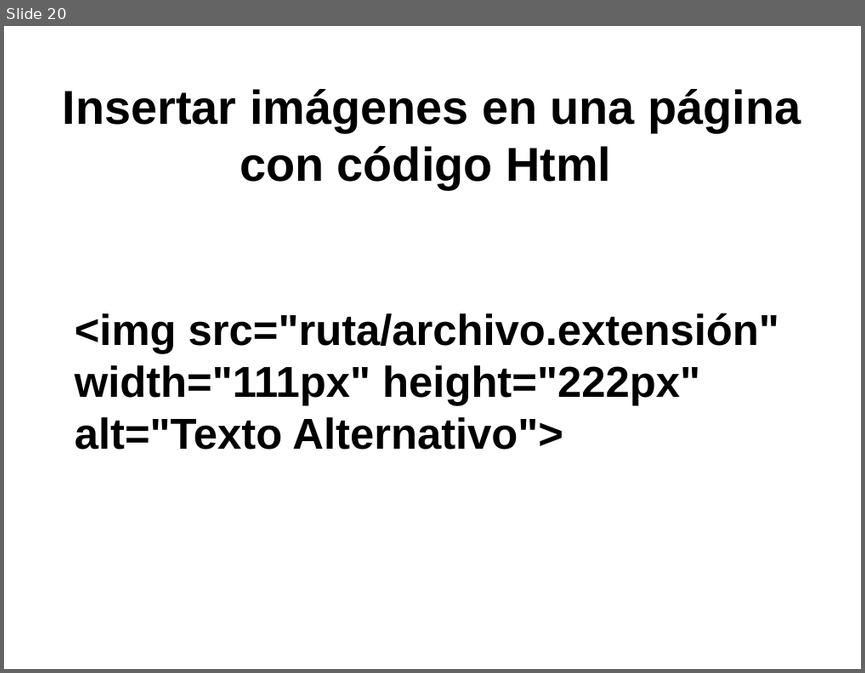
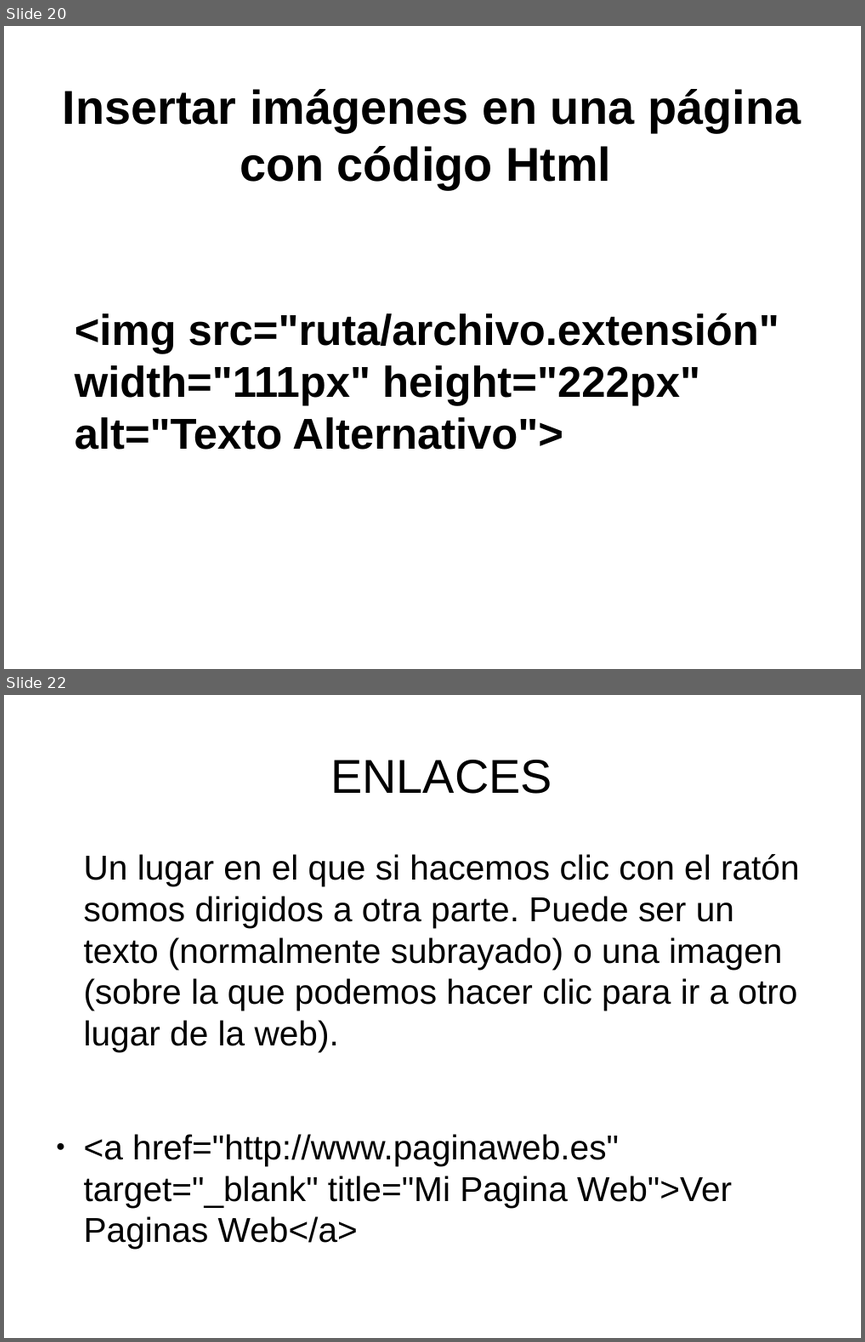
Before and after one commit to toblerone554/CampusInfantil2016, a slide deck: Veteranos/html/PresentaciónHTML.odp. Shown one above the other, each under a label of ours: slide 20 before the commit, slides 20 and 22 after it; the slides between them are not shown. The pictures are 865x673 and 865x1342 pixels, drawn with LibreOffice and Linux fonts; fonts in the diff are those of the drawing. Boxes give left, top, right and bottom in pixels: in the first picture for what was removed or moved away, otherwise in the second. Text is boxed around its words. In the diff, an @@ line names an element or a change of style, - is before the commit and + after.

```diff
--- a/Veteranos/html/PresentaciónHTML.odp
+++ b/Veteranos/html/PresentaciónHTML.odp
@@ slide 22 added at box(4, 695, 861, 1338), background #FFFFFF @@
@@ title added at box(330, 760, 552, 794), 44 pt, text #000000 @@
+ENLACES
@@ text added at box(84, 854, 800, 1207), 32 pt, text #000000 @@
+Un lugar en el que si hacemos clic con el ratón somos dirigidos a otra parte. Puede ser un texto (normalmente subrayado) o una imagen (sobre la que podemos hacer clic para ir a otro lugar de la web).
+● <a href="http://www.paginaweb.es" target="_blank" title="Mi Pagina Web">Ver Paginas Web</a>
```
Also in this commit, not shown: 9 other slides added, 1 slide removed, 8 other files.
